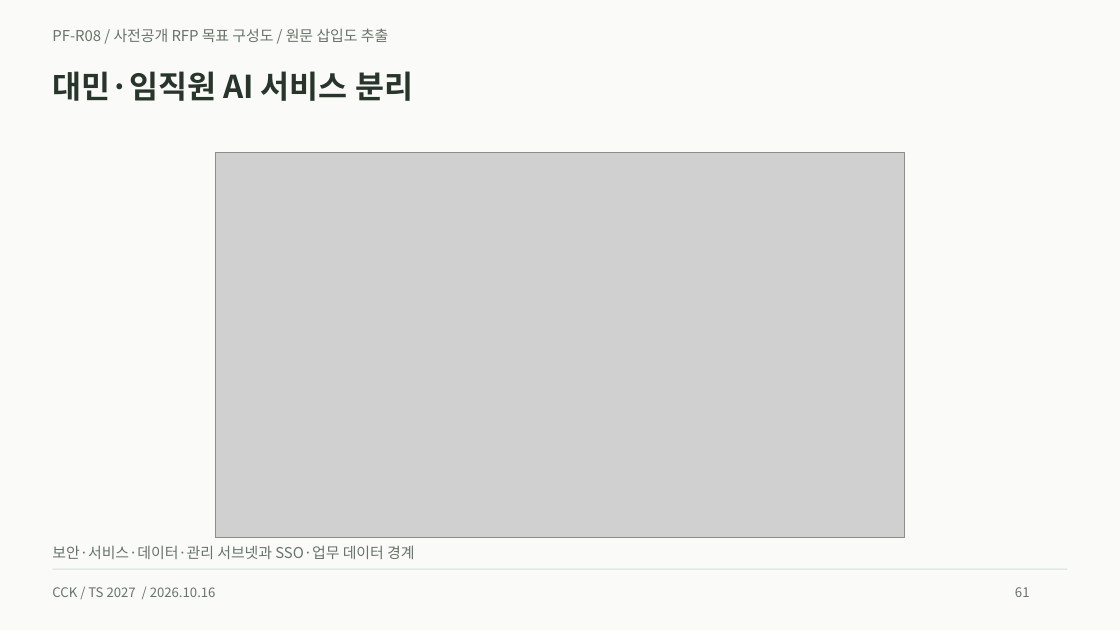
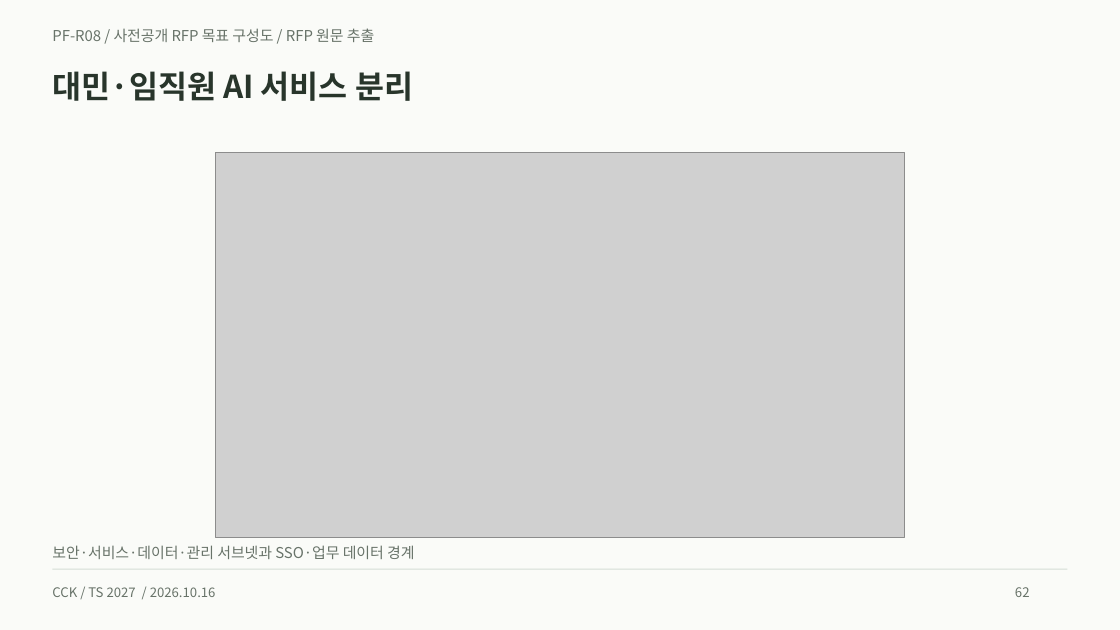
Before and after one commit to heen1987-ops/TS-business-Plan-001, a slide deck: slide 62 of public/downloads/ts-platform-casebook.pptx (slide 61 before the commit). Drawn at 1120x630 pixels with LibreOffice and Linux fonts; fonts in the diff are those of the drawing; grey boxes stand for pictures. Boxes give left, top, right and bottom in pixels: in the first picture for what was removed or moved away, otherwise in the second. Text is boxed around its words. In the diff, an @@ line names an element or a change of style, - is before the commit and + after.

```diff
--- a/public/downloads/ts-platform-casebook.pptx
+++ b/public/downloads/ts-platform-casebook.pptx
@@ text at <box>52,28,374,42</box>: text changed @@
-PF-R08 / 사전공개 RFP 목표 구성도 / 원문 삽입도 추출
+PF-R08 / 사전공개 RFP 목표 구성도 / RFP 원문 추출
@@ text at <box>1015,587,1030,597</box>: text changed @@
-61
+62
```
Also in this commit, not shown: 136 other slides changed, 9 slides added, 39 other files.
